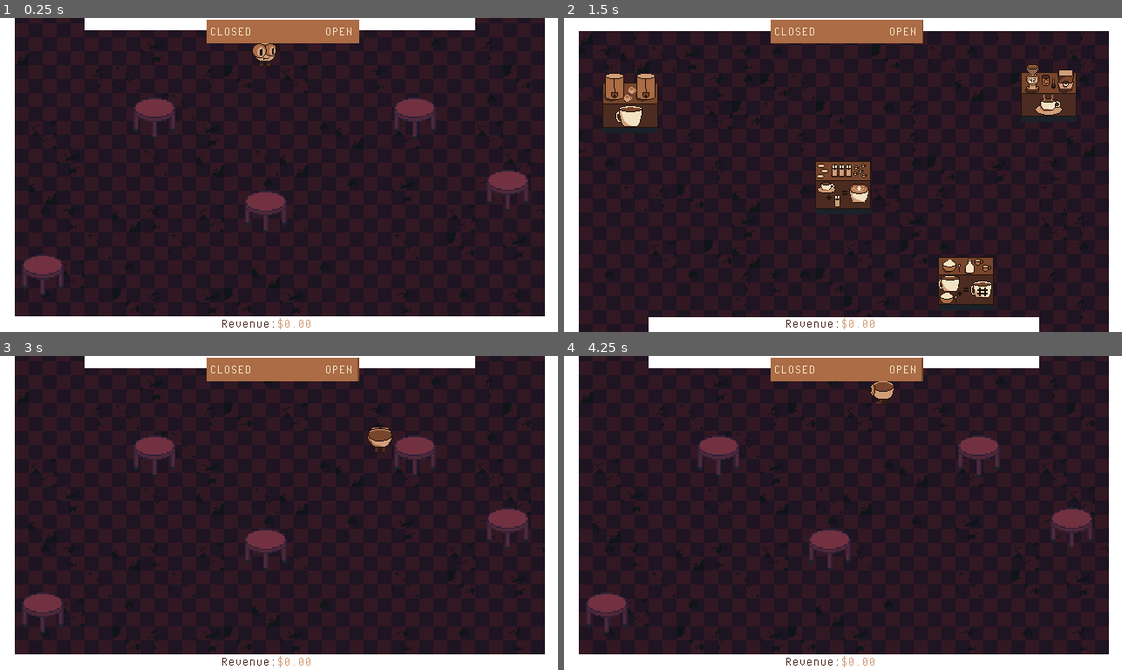
Above: before the commit, frames 1-4 (two rows, left to right).
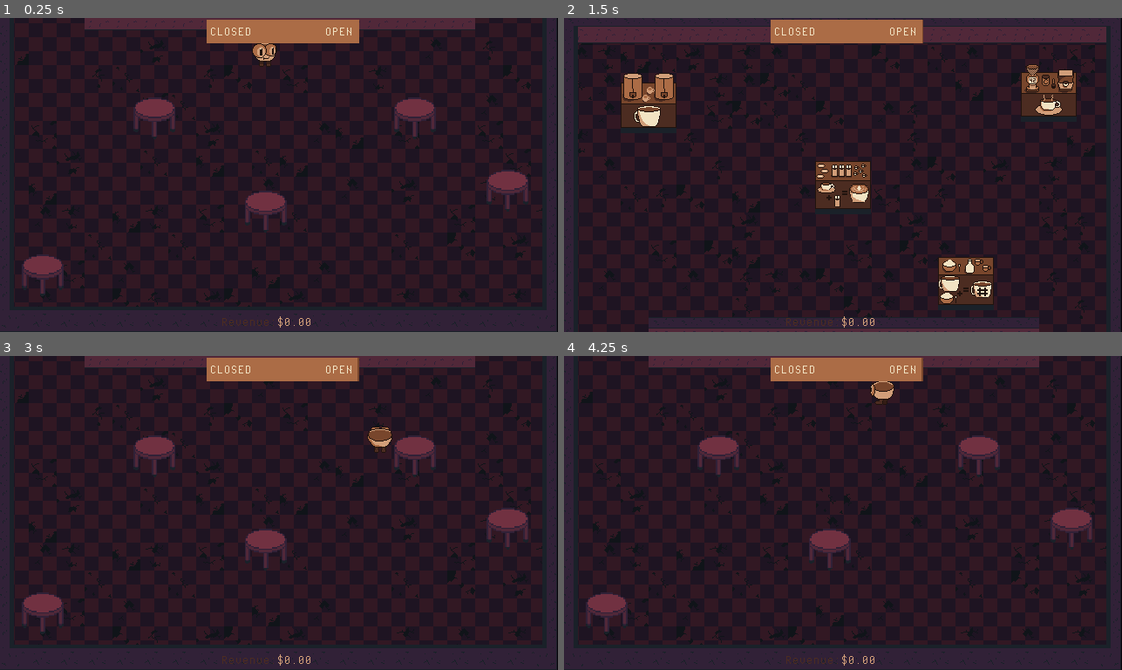
Above: after the commit, the same moments.

Repository: billbobphil/coffee-jam-2023
Game: Godot game, scene res://scenes/rootScene.tscn
Two runs of this game, one before a commit and one after it. Both use one fixed random seed, a clock stepped at 60 frames per second and the inputs below.
Inputs:
- Up to frame 1 (0.25 s): no input
- Up to frame 2 (1.5 s): tap Enter at 0.5 s; hold D (move_right) 0.53-1.28 s; tap Tab (change_camera) at 0.6 s; tap Space (dash) at 1.25, 1.35 s; hold S (move_down) from 1.28 s (still down)
- Up to frame 3 (3 s): tap Enter at 2 s; release S (move_down) at 2.03 s; hold D (move_right) 2.03-2.78 s; tap F (interact) at 2.1 s; tap Space (dash) at 2.75 s; hold W (move_up) from 2.78 s (still down); tap Tab (change_camera) at 2.85 s
- Up to frame 4 (4.25 s): release W (move_up) at 3.53 s; hold A (move_left) from 3.53 s (still down); tap Space (dash) at 3.6 s

The runs differ from the first frame. In frame 1, 12% of the frame differs, in the area x 0-100%, y 0-100%; in frame 2, 15%; in frame 3, 12%; in frame 4, 12%.

Commit message:
Added wall sprites for wall generation

Diff:
--- a/scenes/rootScene.tscn
+++ b/scenes/rootScene.tscn
@@ -10,6 +10,7 @@
 [ext_resource type="PackedScene" uid="uid://mkw6mia3fmqe" path="res://scenes/station.tscn" id="6_j5wo5"]
 [ext_resource type="Script" path="res://scripts/CustomerManager.gd" id="7_buhyn"]
 [ext_resource type="Script" path="res://scripts/OrderManager.gd" id="8_gsm2p"]
+[ext_resource type="Texture2D" uid="uid://caaemqq2ww1yi" path="res://art/32x32-cube.png" id="11_hfdru"]
 
 [sub_resource type="StyleBoxFlat" id="StyleBoxFlat_do34n"]
 bg_color = Color(0.470588, 0.27451, 0.172549, 1)
@@ -30,18 +31,18 @@
 
 [node name="RevenueLabel" type="Label" parent="HUD"]
 offset_left = 254.0
-offset_top = 342.0
+offset_top = 340.0
 offset_right = 318.0
-offset_bottom = 365.0
+offset_bottom = 363.0
 theme_override_colors/font_color = Color(0.298039, 0.172549, 0.129412, 1)
 theme_override_fonts/font = ExtResource("2_5e2c6")
 text = "Revenue:"
 
 [node name="RevenueText" type="Label" parent="HUD"]
 offset_left = 318.0
-offset_top = 342.0
+offset_top = 340.0
 offset_right = 366.0
-offset_bottom = 365.0
+offset_bottom = 363.0
 theme_override_colors/font_color = Color(0.819608, 0.619608, 0.47451, 1)
 theme_override_fonts/font = ExtResource("2_5e2c6")
 text = "$0.00"
@@ -128,7 +129,7 @@
 productType = 2
 
 [node name="CoffeeStation" parent="Stations" instance=ExtResource("6_j5wo5")]
-position = Vector2(76.1434, 152.045)
+position = Vector2(97.4635, 152.045)
 scale = Vector2(1.01524, 1.60047)
 stationName = "Drip Coffee"
 
@@ -154,6 +155,13 @@
 [node name="OrderManager" type="Node2D" parent="."]
 script = ExtResource("8_gsm2p")
 
+[node name="NonsenseFill" type="Sprite2D" parent="."]
+modulate = Color(0.192157, 0.129412, 0.215686, 1)
+y_sort_enabled = true
+position = Vector2(654, 218)
+scale = Vector2(1, 32)
+texture = ExtResource("11_hfdru")
+
 [connection signal="body_entered" from="CameraTriggers/KitchenCameraTriggerLeft" to="." method="_on_change_camera" binds= ["kitchen"]]
 [connection signal="body_entered" from="CameraTriggers/KitchenCameraTriggerRight" to="." method="_on_change_camera" binds= ["kitchen"]]
 [connection signal="body_entered" from="CameraTriggers/StorefrontCameraTriggerLeft" to="." method="_on_change_camera" binds= ["storefront"]]
--- a/scenes/wall.tscn
+++ b/scenes/wall.tscn
@@ -1,6 +1,6 @@
 [gd_scene load_steps=3 format=3 uid="uid://bx60ow40aqjwp"]
 
-[ext_resource type="Texture2D" uid="uid://caaemqq2ww1yi" path="res://art/32x32-cube.png" id="1_5ako3"]
+[ext_resource type="Texture2D" uid="uid://w2okcnhyluta" path="res://art/walls/top.png" id="1_pm8v7"]
 
 [sub_resource type="RectangleShape2D" id="RectangleShape2D_nxmwy"]
 size = Vector2(32, 32)
@@ -9,7 +9,9 @@
 position = Vector2(112, 0)
 
 [node name="Sprite2D" type="Sprite2D" parent="."]
-texture = ExtResource("1_5ako3")
+texture = ExtResource("1_pm8v7")
+region_rect = Rect2(4, 4, 0, 0)
 
 [node name="CollisionShape2D" type="CollisionShape2D" parent="."]
+visible = false
 shape = SubResource("RectangleShape2D_nxmwy")
--- a/scripts/WallGenerator.gd
+++ b/scripts/WallGenerator.gd
@@ -6,7 +6,15 @@
 const GAME_WIDTH_UNITS = 20;
 const GAME_HEIGHT_UNITS = 22;
 
-# Called when the node enters the scene tree for the first time.
+var top = preload("res://art/walls/top.png");
+var topLeft = preload("res://art/walls/top-left.png");
+var topRight = preload("res://art/walls/top-right.png");
+var right = preload("res://art/walls/right.png");
+var left = preload("res://art/walls/left.png");
+var bottom = preload("res://art/walls/bottom.png");
+var bottomLeft = preload("res://art/walls/bottom-left.png");
+var bottomRight = preload("res://art/walls/bottom-right.png");
+
 func _ready():
 	generate_walls();
 
@@ -23,27 +31,39 @@
 		add_child(createdWall);
 
 func create_outer_horizontal_walls():
-	for i in GAME_WIDTH_UNITS + 1:
+	for i in GAME_WIDTH_UNITS:
 		var createdWall = wallScene.instantiate();
-		createdWall.position.x = 0 + (i * 32);
-		createdWall.position.y = 0;
+		createdWall.position.x = 14 + (i * 32);
+		createdWall.position.y = 14;
+		createdWall.get_node("Sprite2D").texture = top;
+		if(i == 0):
+			createdWall.get_node("Sprite2D").texture = topLeft;
+		if(i == GAME_WIDTH_UNITS - 1):
+			createdWall.get_node("Sprite2D").texture = topRight;
 		add_child(createdWall);
 
 		var createdFarWall = wallScene.instantiate();
-		createdFarWall.position.x = 0 + (i * 32);
-		createdFarWall.position.y = 720;
+		createdFarWall.position.x = 14 + (i * 32);
+		createdFarWall.position.y = 706;
+		createdFarWall.get_node("Sprite2D").texture = bottom;
+		if(i == 0):
+			createdFarWall.get_node("Sprite2D").texture = bottomLeft;
+		if(i == GAME_WIDTH_UNITS - 1):
+			createdFarWall.get_node("Sprite2D").texture = bottomRight;
 		add_child(createdFarWall);
 
 func create_outer_vertical_walls():
 	for i in GAME_HEIGHT_UNITS + 1:
 		var createdWall = wallScene.instantiate();
-		createdWall.position.x = 0;
+		createdWall.position.x = 14;
 		createdWall.position.y = 0 + (i * 32);
+		createdWall.get_node("Sprite2D").texture = left;
 		add_child(createdWall);
 
 		var createdFarWall = wallScene.instantiate()
-		createdFarWall.position.x = 640;
+		createdFarWall.position.x = 622;
 		createdFarWall.position.y = 0 + (i * 32);
+		createdFarWall.get_node("Sprite2D").texture = right;
 		add_child(createdFarWall);
 
 # Called every frame. 'delta' is the elapsed time since the previous frame.
Binary file added: art/walls/bottom-left.png
Not shown, added: art/walls/bottom-left.png.import
Binary file added: art/walls/bottom-right.png
Not shown, added: art/walls/bottom-right.png.import
Binary file added: art/walls/bottom.png
Not shown, added: art/walls/bottom.png.import
Binary file added: art/walls/left.png
Not shown, added: art/walls/left.png.import
Binary file added: art/walls/right.png
Not shown, added: art/walls/right.png.import
Binary file added: art/walls/top-left.png
Not shown, added: art/walls/top-left.png.import
(and 5 more such lines)
